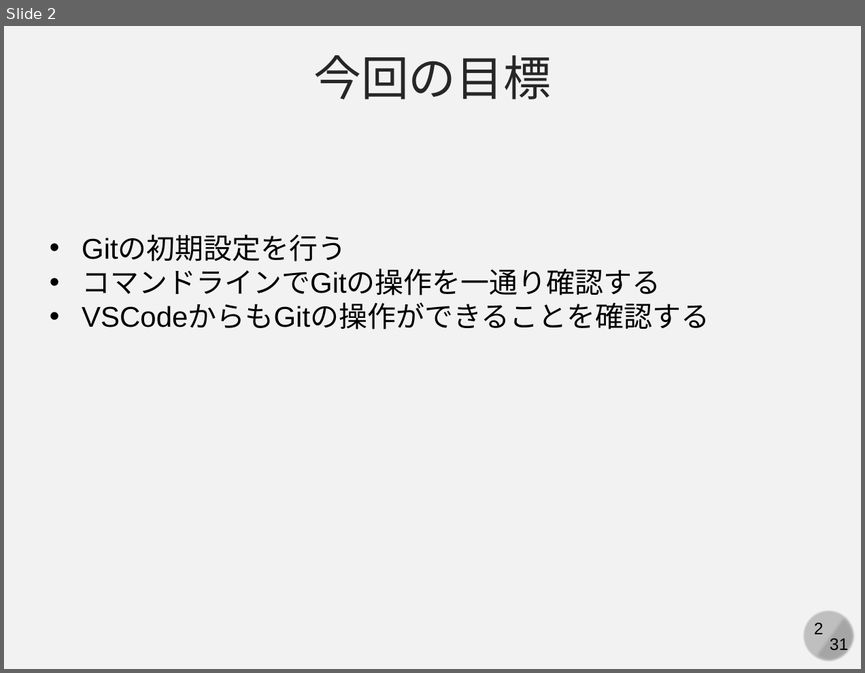
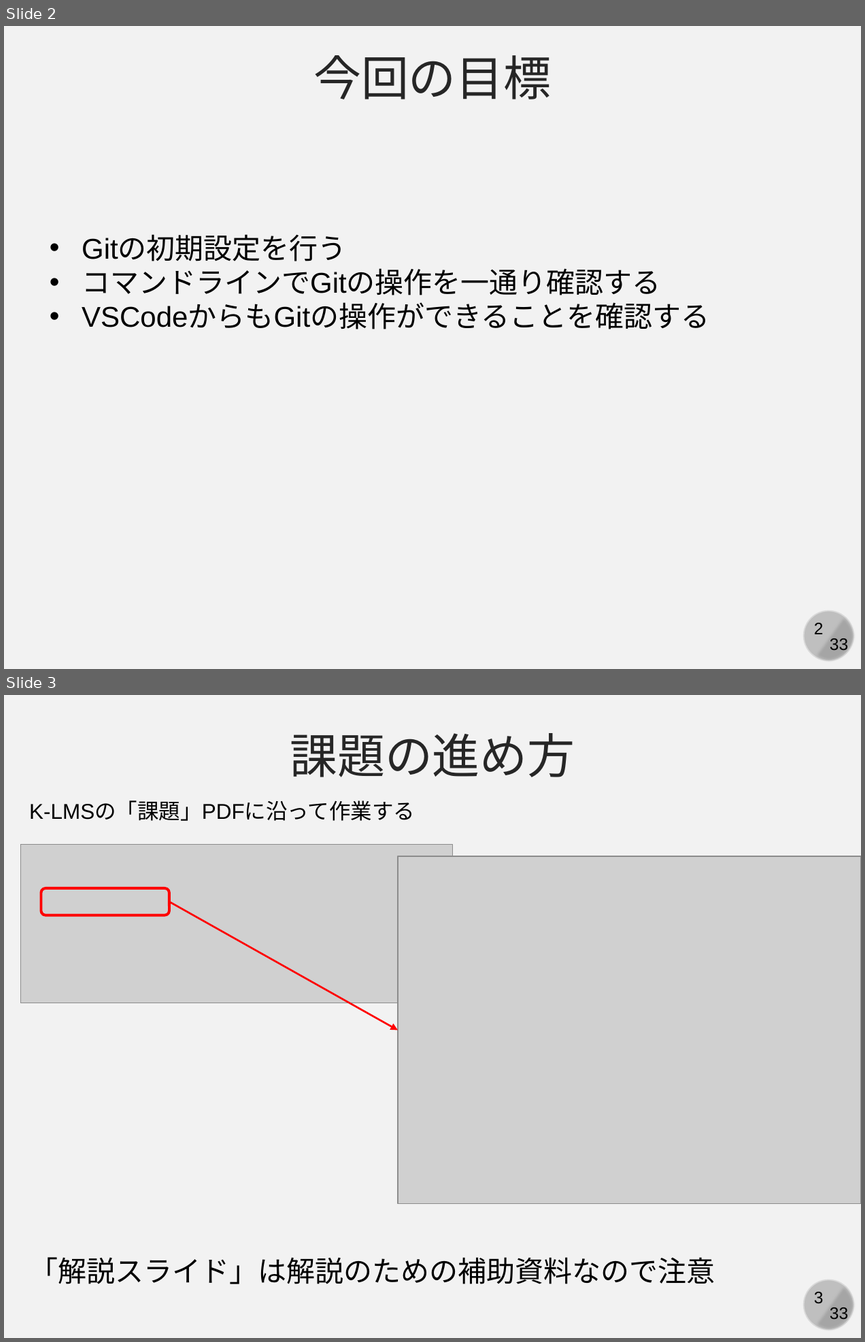
Before and after one commit to kaityo256/github, a slide deck: practice_basic/fig/slide.pptx. Shown one above the other, each under a label of ours: slide 2 before the commit, slides 2 and 3 after it. The pictures are 865x673 and 865x1342 pixels, drawn with LibreOffice and Linux fonts; fonts in the diff are those of the drawing; grey boxes stand for pictures. Boxes give left, top, right and bottom in pixels: in the first picture for what was removed or moved away, otherwise in the second. Text is boxed around its words. In the diff, an @@ line names an element or a change of style, - is before the commit and + after.

```diff
--- a/practice_basic/fig/slide.pptx
+++ b/practice_basic/fig/slide.pptx
@@ slide 3 added at <box>4,695,861,1338</box>, background #F2F2F2; not listed: 4 template elements that a slide beside it also shows @@
@@ text added at <box>290,733,575,777</box>, 40 pt, text #262626 @@
+課題の進め方
@@ text added at <box>29,802,415,821</box>, 18 pt, text #000000 @@
+K-LMSの「課題」PDFに沿って作業する
@@ picture added at <box>21,844,453,1002</box> @@
@@ picture added at <box>397,856,861,1203</box> @@
@@ rounded rectangle added at <box>41,888,169,915</box>, outline #FF0000 2.25 pt @@
@@ arrow added from (169, 902) to (397, 1030), #FF0000 1.5 pt @@
@@ text added at <box>29,1257,715,1284</box>, 24 pt, text #000000 @@
+「解説スライド」は解説のための補助資料なので注意
@@ slide 2 changed as well @@
@@ text at <box>830,638,848,654</box>: text changed @@
-31
+33
```
Also in this commit, not shown: 30 other slides changed, 1 other slide added.
